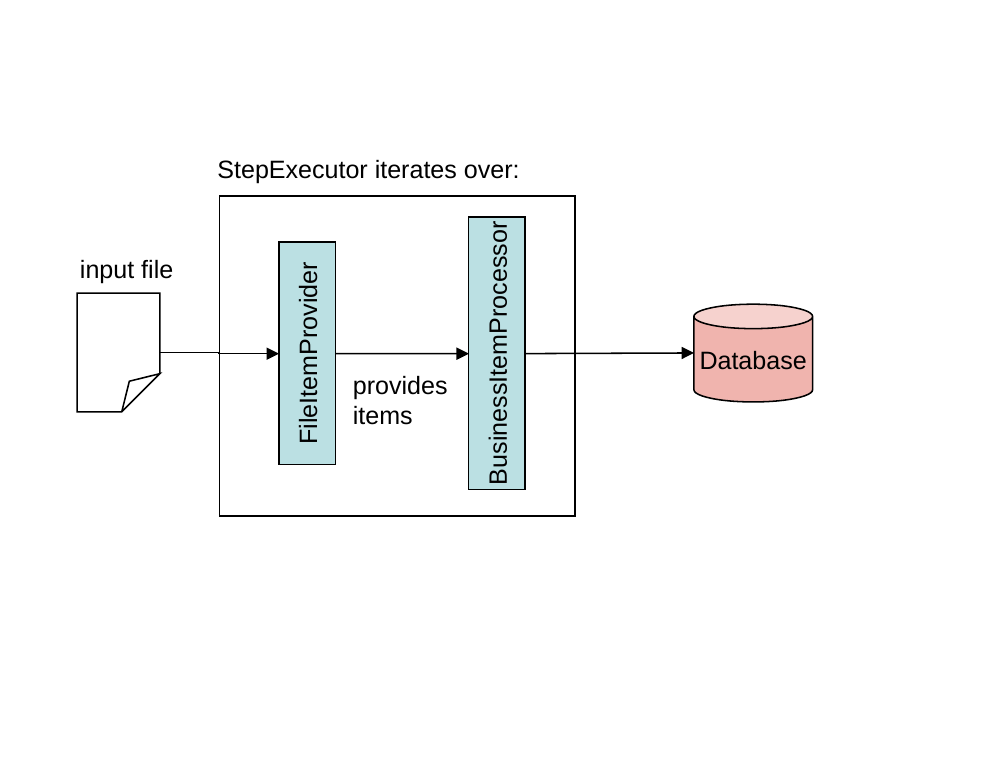
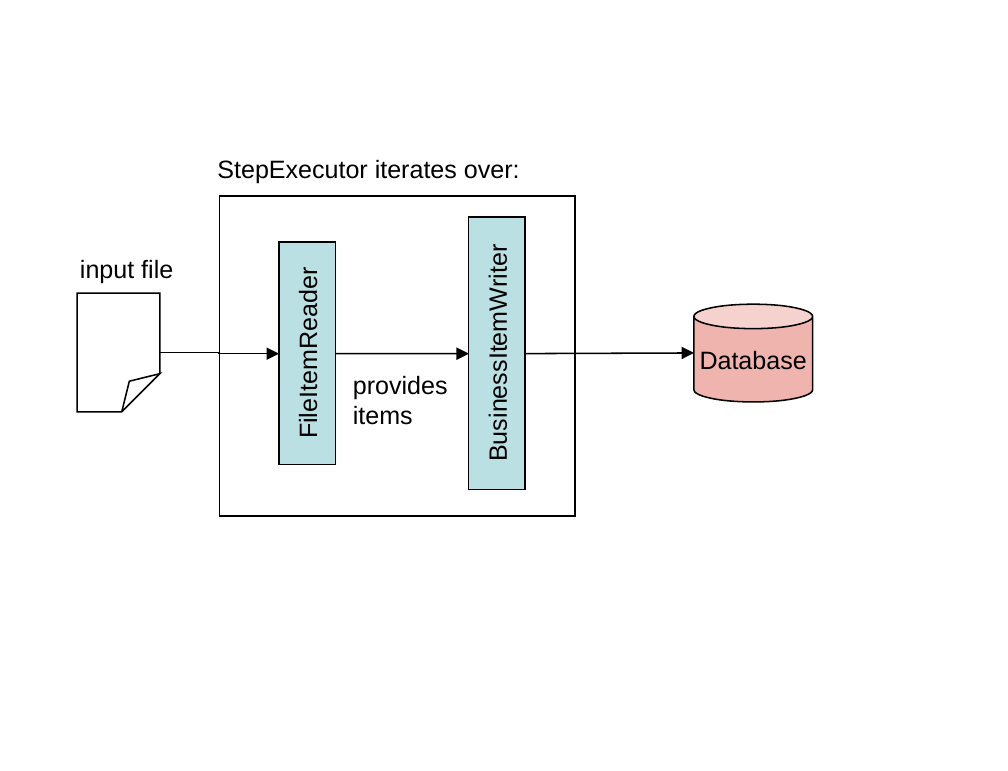
Before and after one commit to spring-projects/spring-batch, a slide deck: slide 1 of docs/models/Figures.ppt. Drawn at 1008x771 pixels with LibreOffice and Linux fonts; fonts in the diff are those of the drawing. Boxes give left, top, right and bottom in pixels: in the first picture for what was removed or moved away, otherwise in the second. Text is boxed around its words. In the diff, an @@ line names an element or a change of style, - is before the commit and + after.

```diff
--- a/docs/models/Figures.ppt
+++ b/docs/models/Figures.ppt
@@ text in rectangle at (x1=484, y1=266, x2=512, y2=455): text changed @@
-BusinessItemProcessor
+BusinessItemWriter
@@ text in rectangle at (x1=294, y1=284, x2=322, y2=434): text changed @@
-FileItemProvider
+FileItemReader
```
Also in this commit, not shown: 4 other slides changed, 1 slide added, 1 slide removed, 2 other files.
